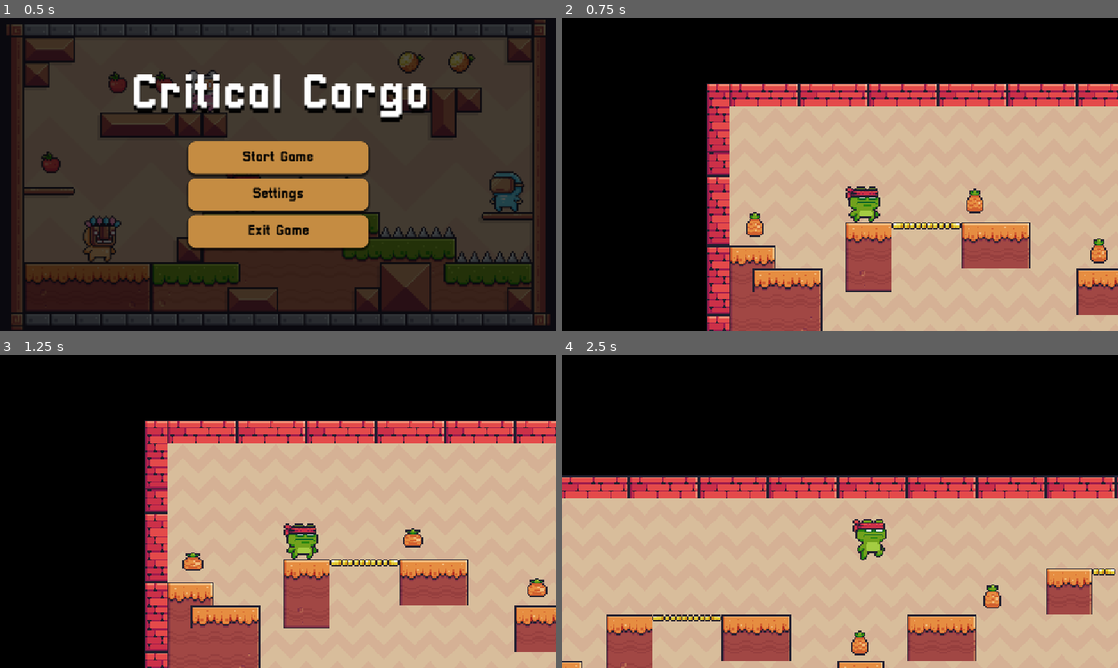
Above: before the commit, frames 1-4 (two rows, left to right).
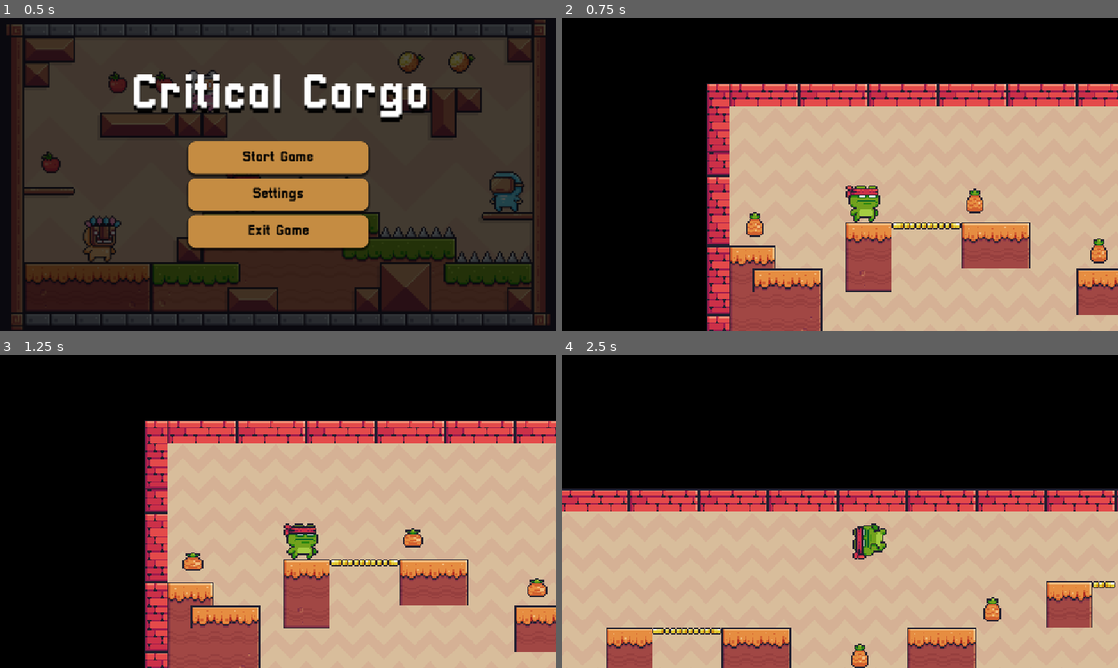
Above: after the commit, the same moments.

Repository: Orangeangelo/Year12GameCriticalCargo
Game: Godot game, scene res://Scenes/Main_Menu.tscn
Same seed, same stepped clock (60 frames per second), same inputs: the game is played once before the commit and once after it.
Inputs:
- Up to frame 1 (0.5 s): no input
- Up to frame 2 (0.75 s): click "Start Game" at 0.5 s
- Up to frame 3 (1.25 s): no input
- Up to frame 4 (2.5 s): hold Right (right) from 1.28 s (still down); tap Up (jump) at 1.35, 1.52, 1.82, 2.1, 2.27 s

Frame 1 is identical in both runs. In frame 2, 0.3% of the frame differs, in the area x 51-58%, y 53-64%; in frame 3, less than 0.1%; in frame 4, 17%, in the area x 0-100%, y 38-100%.

Commit message:
Character V3
added double jump and double jump animation

Diff:
--- a/Scenes/Main_Character.tscn
+++ b/Scenes/Main_Character.tscn
@@ -1,10 +1,35 @@
-[gd_scene load_steps=30 format=3 uid="uid://cosjc3hvad8yr"]
+[gd_scene load_steps=37 format=3 uid="uid://cosjc3hvad8yr"]
 
 [ext_resource type="Texture2D" uid="uid://cv6vmxkosi8bu" path="res://Pixel Adventure 1/Free/Main Characters/Ninja Frog/Jump (32x32).png" id="1_hefgc"]
 [ext_resource type="Script" uid="uid://coi7b5dt0v7cu" path="res://Scenes/main_character.gd" id="1_mnji8"]
+[ext_resource type="Texture2D" uid="uid://ccfghx0h2tkyy" path="res://Pixel Adventure 1/Free/Main Characters/Ninja Frog/Double Jump (32x32).png" id="2_fla84"]
 [ext_resource type="Texture2D" uid="uid://bw13l5j0rhym3" path="res://Pixel Adventure 1/Free/Main Characters/Ninja Frog/Idle (32x32).png" id="2_m6q3y"]
 [ext_resource type="Texture2D" uid="uid://be8fvtj6hc7ss" path="res://Pixel Adventure 1/Free/Main Characters/Ninja Frog/Run (32x32).png" id="4_fla84"]
 
+[sub_resource type="AtlasTexture" id="AtlasTexture_fla84"]
+atlas = ExtResource("2_fla84")
+region = Rect2(0, 0, 32, 32)
+
+[sub_resource type="AtlasTexture" id="AtlasTexture_bteda"]
+atlas = ExtResource("2_fla84")
+region = Rect2(32, 0, 32, 32)
+
+[sub_resource type="AtlasTexture" id="AtlasTexture_8pvv3"]
+atlas = ExtResource("2_fla84")
+region = Rect2(64, 0, 32, 32)
+
+[sub_resource type="AtlasTexture" id="AtlasTexture_xp05o"]
+atlas = ExtResource("2_fla84")
+region = Rect2(96, 0, 32, 32)
+
+[sub_resource type="AtlasTexture" id="AtlasTexture_o6yat"]
+atlas = ExtResource("2_fla84")
+region = Rect2(128, 0, 32, 32)
+
+[sub_resource type="AtlasTexture" id="AtlasTexture_l0kii"]
+atlas = ExtResource("2_fla84")
+region = Rect2(160, 0, 32, 32)
+
 [sub_resource type="AtlasTexture" id="AtlasTexture_u40a0"]
 atlas = ExtResource("2_m6q3y")
 region = Rect2(0, 0, 32, 32)
@@ -99,6 +124,29 @@
 
 [sub_resource type="SpriteFrames" id="SpriteFrames_bteda"]
 animations = [{
+"frames": [{
+"duration": 1.0,
+"texture": SubResource("AtlasTexture_fla84")
+}, {
+"duration": 1.0,
+"texture": SubResource("AtlasTexture_bteda")
+}, {
+"duration": 1.0,
+"texture": SubResource("AtlasTexture_8pvv3")
+}, {
+"duration": 1.0,
+"texture": SubResource("AtlasTexture_xp05o")
+}, {
+"duration": 1.0,
+"texture": SubResource("AtlasTexture_o6yat")
+}, {
+"duration": 1.0,
+"texture": SubResource("AtlasTexture_l0kii")
+}],
+"loop": true,
+"name": &"double_jumping",
+"speed": 20.0
+}, {
 "frames": [{
 "duration": 1.0,
 "texture": SubResource("AtlasTexture_u40a0")
@@ -199,9 +247,8 @@
 position = Vector2(52, 44)
 scale = Vector2(3.09375, 3.09375)
 sprite_frames = SubResource("SpriteFrames_bteda")
-animation = &"idle"
+animation = &"double_jumping"
 autoplay = "idle"
-frame_progress = 0.905461
 
 [node name="CollisionShape2D" type="CollisionShape2D" parent="."]
 position = Vector2(50.5, 50.5)
--- a/Scenes/main_character.gd
+++ b/Scenes/main_character.gd
@@ -1,30 +1,35 @@
 extends CharacterBody2D
-
 
 const SPEED = 425.0
 const JUMP_VELOCITY = -750.0
+var jump_count = 0
 @onready var sprite_2d = $Sprite2D
 
+func _physics_process(delta: float) -> void:
+	# Animations
+	if not is_on_floor():
+		if jump_count == 1:
+			sprite_2d.animation = "jump"
+		elif jump_count == 2:
+			sprite_2d.animation = "double_jumping"
+	else:
+		if velocity.x > 1 || velocity.x < -1:
+			sprite_2d.animation = "running"
+		else:
+			sprite_2d.animation = "idle"
 
-func _physics_process(delta: float) -> void:
-	#Animations
-	if (velocity.x > 1 || velocity.x < -1):
-		sprite_2d.animation = "running"
-	else:
-		sprite_2d.animation = "idle"
-
-
-	# Add the gravity.
+	# Add the gravity
 	if not is_on_floor():
 		velocity += get_gravity() * delta
-		sprite_2d.animation = "jump"
+	else:
+		jump_count = 0
 
-	# Handle jump.
-	if Input.is_action_just_pressed("jump") and is_on_floor():
+	# Handle jump
+	if Input.is_action_just_pressed("jump") and jump_count < 2:
 		velocity.y = JUMP_VELOCITY
+		jump_count += 1
 
-	# Get the input direction and handle the movement/deceleration.
-	# As good practice, you should replace UI actions with custom gameplay actions.
+	# Get the input direction and handle the movement/deceleration
 	var direction := Input.get_axis("left", "right")
 	if direction:
 		velocity.x = direction * SPEED
Not shown: 1 places in Scenes/Level.tscn that only renumber resources
